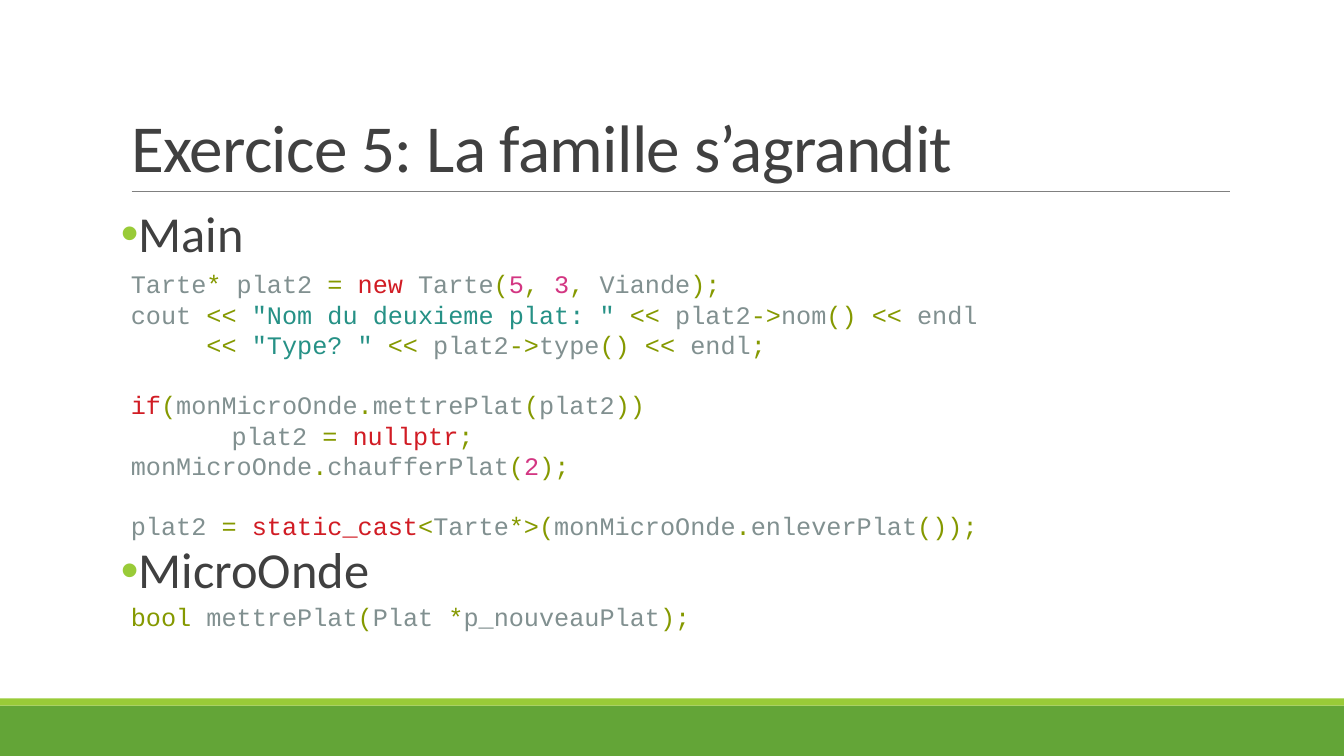
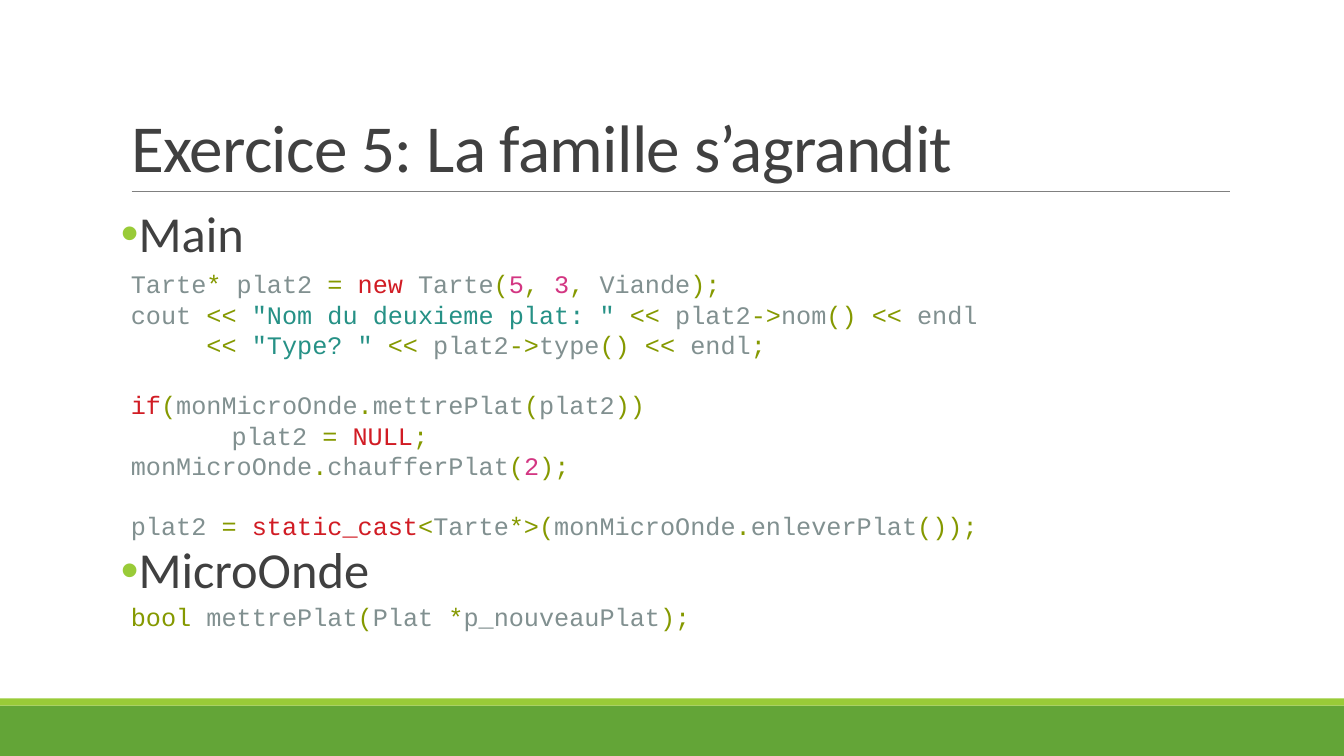
Before and after one commit to JDIS/AtelierCpp, a slide deck: slide 45 of Presentation.pptx. Drawn at 1344x756 pixels with LibreOffice and Linux fonts; fonts in the diff are those of the drawing. Boxes give left, top, right and bottom in pixels: in the first picture for what was removed or moved away, otherwise in the second. Text is boxed around its words. In the diff, an @@ line names an element or a change of style, - is before the commit and + after.

Commit message:
Correct null ptr

```diff
--- a/Presentation.pptx
+++ b/Presentation.pptx
@@ text at (x1=232, y1=427, x2=429, y2=450): text changed; text colour #D11C24 to #819090 @@
-plat2 = nullptr;
+plat2 = NULL;
```
Also in this commit, not shown: 4 other slides changed.
